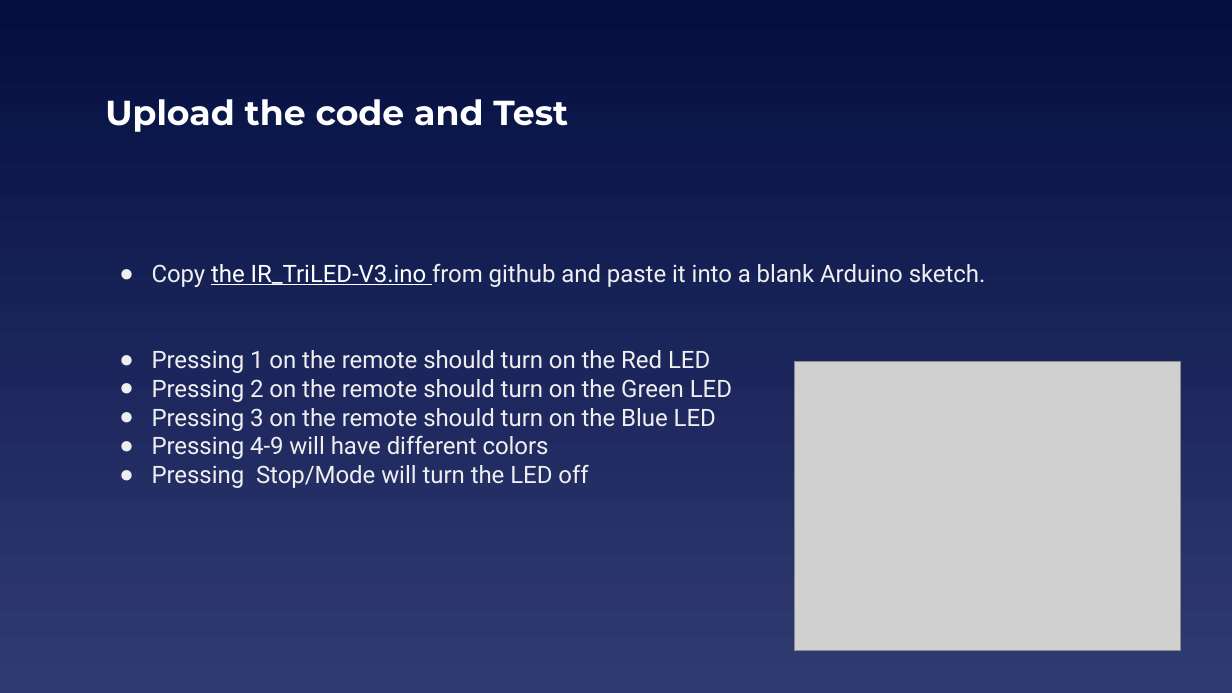
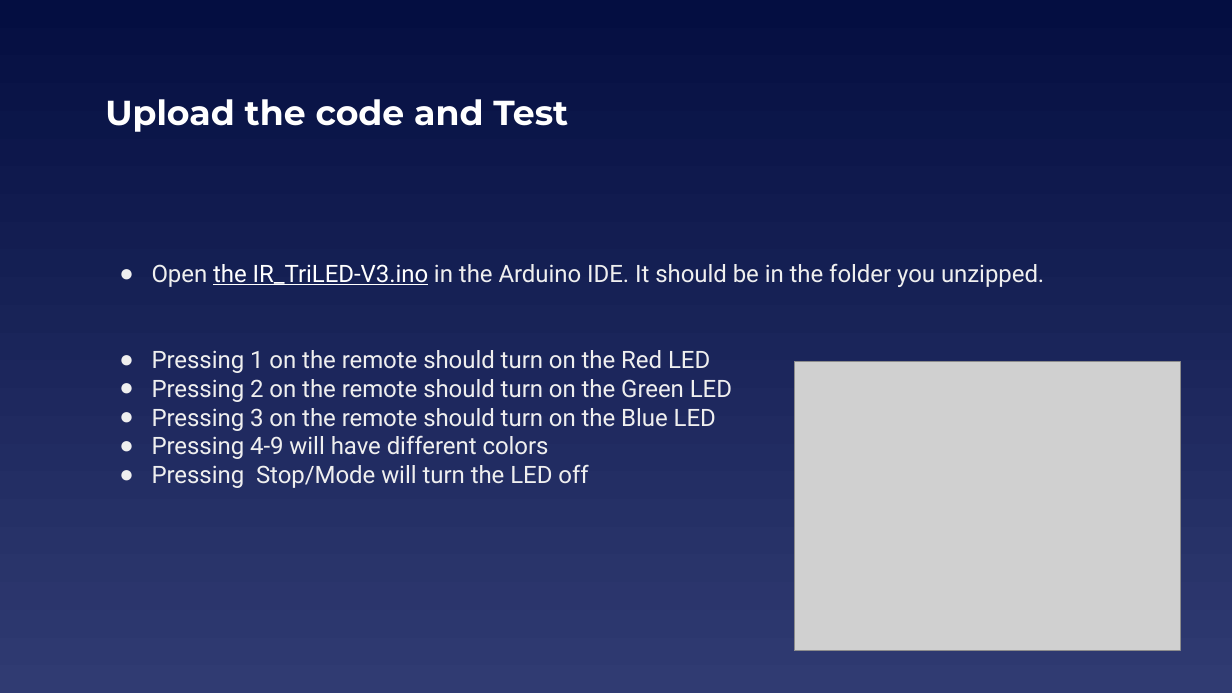
Before and after one commit to EELabMan/IR-Transmit-and-Receive, a slide deck: slide 7 of Infrared TX RX.pptx. Drawn at 1232x693 pixels with LibreOffice and Linux fonts; fonts in the diff are those of the drawing; grey boxes stand for pictures. Boxes give left, top, right and bottom in pixels: in the first picture for what was removed or moved away, otherwise in the second. Text is boxed around its words. In the diff, an @@ line names an element or a change of style, - is before the commit and + after.

```diff
--- a/Infrared TX RX.pptx
+++ b/Infrared TX RX.pptx
@@ text at <box>152,263,1044,287</box>: text changed @@
-● Copy the IR_TriLED-V3.ino from github and paste it into a blank Arduino sketch.
+● Open the IR_TriLED-V3.ino in the Arduino IDE. It should be in the folder you unzipped.
```
Also in this commit, not shown: 2 other slides changed, 2 slides removed, 1 other file.
